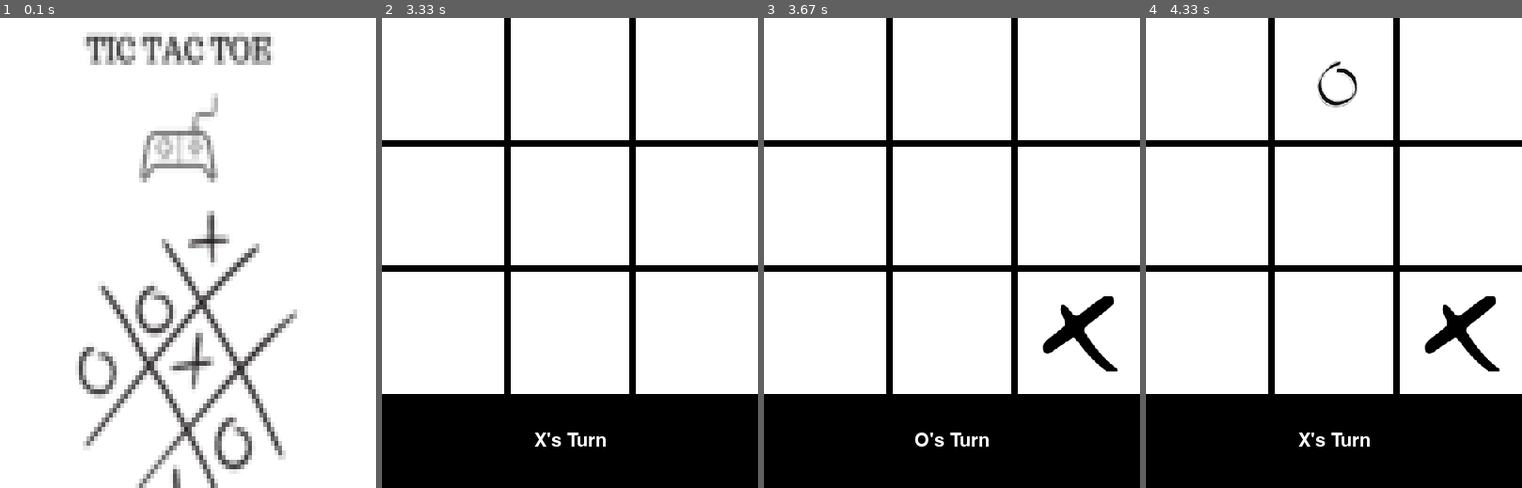
Above: before the commit, frames 1-4 (left to right).
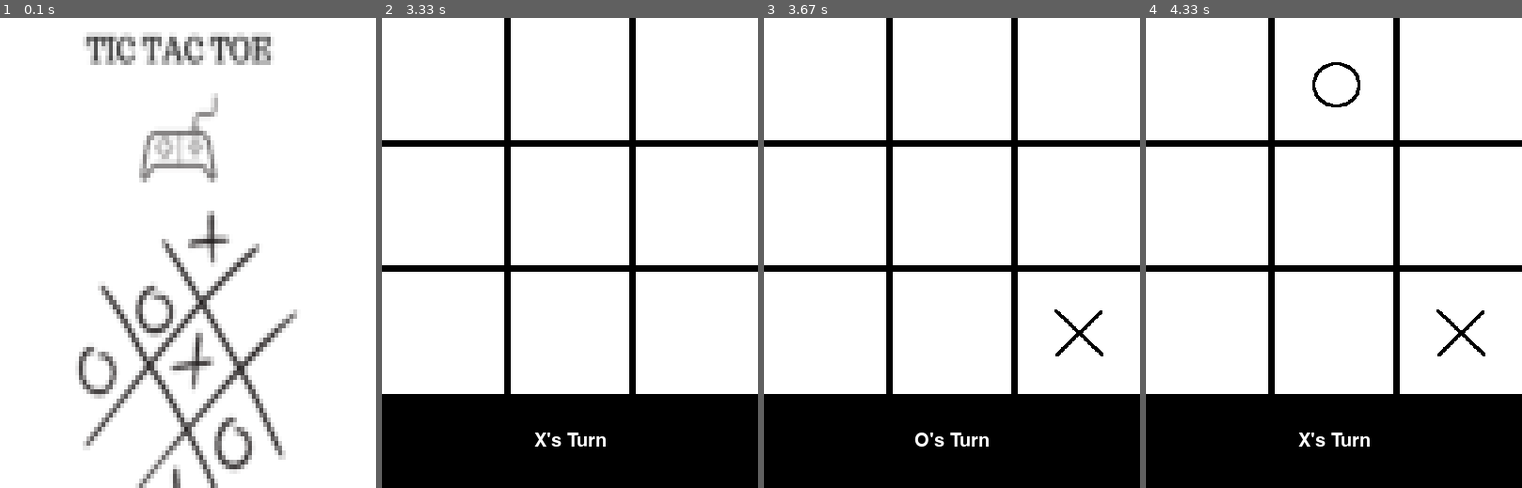
Above: after the commit, the same moments.

Repository: ShuGe-MIT/iQuhack
Game: pygame game, started from pygame_frontend.py
Two runs of this game, one before a commit and one after it. Both use one fixed random seed, a clock stepped at 60 frames per second and the inputs below.
Inputs (mouse positions are in pixels of both pictures, inside the frame that each line leads up to):
- Up to frame 1 (0.1 s): no input
- Up to frame 2 (3.33 s): no input
- Up to frame 3 (3.67 s): click (1049, 328) at 3.38 s
- Up to frame 4 (4.33 s): click (1273, 97) at 3.72 s

Frames 1-2 are identical in both runs. In frame 3, 1.0% of the frame differs, in the area x 74-94%, y 59-76%; in frame 4, 1.5%, in the area x 44-94%, y 9-76%.

Commit message:
add state image

Diff:
--- a/pygame_frontend.py
+++ b/pygame_frontend.py
@@ -55,13 +55,24 @@
 
 # loading the images as python object
 initiating_window = pg.image.load("modified_cover.png")
-x_img = pg.image.load("X_modified.png")
-y_img = pg.image.load("o_modified.png")
+# x_img = pg.image.load("X_modified.png")
+# y_img = pg.image.load("o_modified.png")
+x_img = pg.image.load("1.png")
+o_img = pg.image.load("0.png")
+xo_img = pg.image.load("0+1.png")
+xxoo_img = pg.image.load("00+11.png")
+xoox_img = pg.image.load("01+10.png")
+
 
 # resizing images
 initiating_window = pg.transform.scale(initiating_window, (width, height + 100))
+# x_img = pg.transform.scale(x_img, (80, 80))
+# o_img = pg.transform.scale(y_img, (80, 80))
 x_img = pg.transform.scale(x_img, (80, 80))
-o_img = pg.transform.scale(y_img, (80, 80))
+o_img = pg.transform.scale(o_img, (80, 80))
+xo_img = pg.transform.scale(xo_img, (80, 80))
+xxoo_img = pg.transform.scale(xxoo_img, (80, 80))
+xoox_img = pg.transform.scale(xoox_img, (80, 80))
 
 def game_initiating_window():
 
Binary file added: 0+1.png
Binary file added: 0.png
Binary file added: 00+11.png
Binary file added: 01+10.png
Binary file added: 1.png
